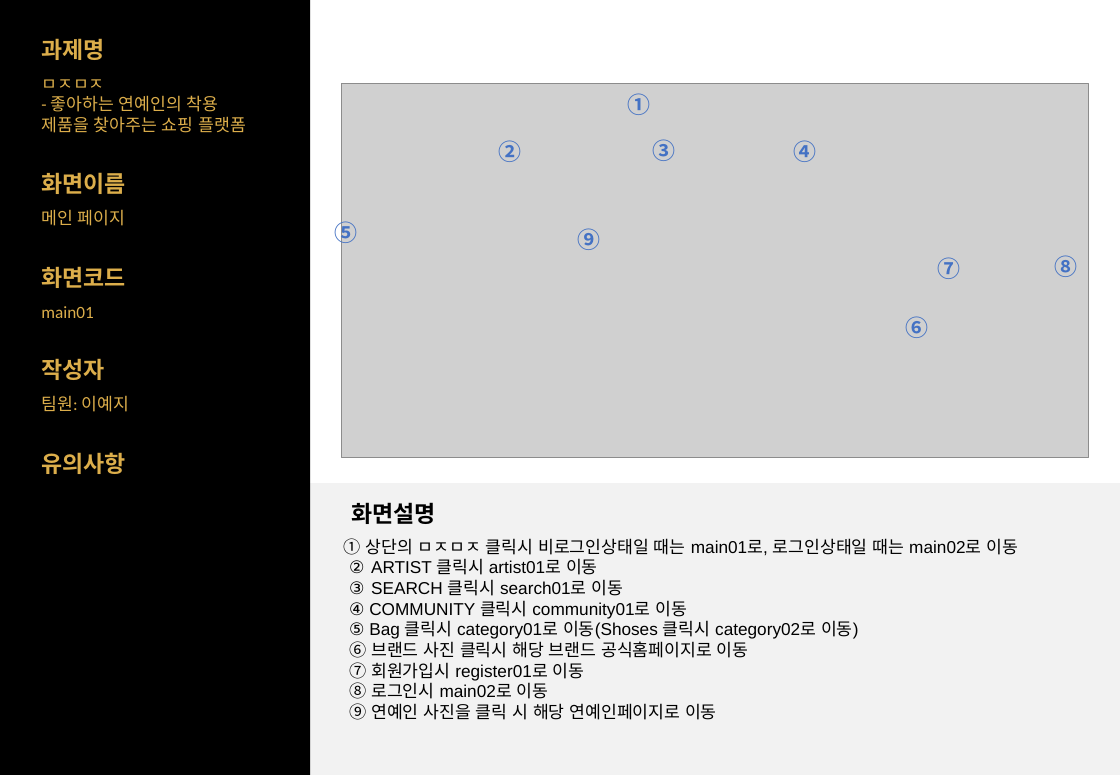
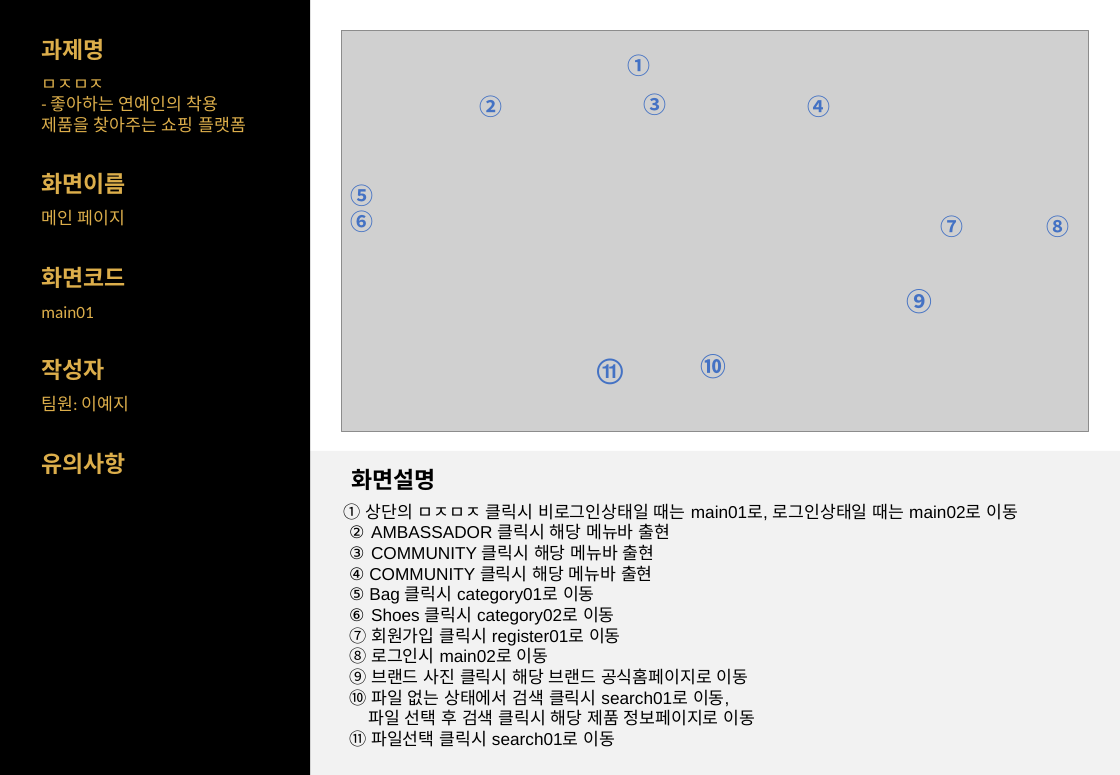
Before and after one commit to LeticiaKang/Project_Idol-Fandom-WebPlaform, a slide deck: slide 4 of 산출문서/화면설계서(핵심최종)/화면설계서_서식_핵심최종(1조. HappyVirus).pptx. Drawn at 1120x775 pixels with LibreOffice and Linux fonts; fonts in the diff are those of the drawing; grey boxes stand for pictures. Boxes give left, top, right and bottom in pixels: in the first picture for what was removed or moved away, otherwise in the second. Text is boxed around its words. In the diff, an @@ line names an element or a change of style, - is before the commit and + after.

Commit message:
화면설계서(핵심최종)
- 수정중

```diff
--- a/산출문서/화면설계서(핵심최종)/화면설계서_서식_핵심최종(1조. HappyVirus).pptx
+++ b/산출문서/화면설계서(핵심최종)/화면설계서_서식_핵심최종(1조. HappyVirus).pptx
@@ picture: place and size @@
-picture at [341,84,1089,458]
+picture at [341,31,1089,432]
@@ text "①": place and size @@
-text "①" at [627,93,650,115]
+text "①" at [627,54,650,76]
@@ text "②": place and size @@
-text "②" at [498,140,521,162]
+text "②" at [479,95,502,117]
@@ text "③": place and size @@
-text "③" at [652,139,675,161]
+text "③" at [643,93,666,115]
@@ text "④": place and size @@
-text "④" at [794,140,817,162]
+text "④" at [808,95,831,117]
@@ text "⑤" rewrapped from [335,218,358,247] to [351,184,374,206] @@
@@ text "⑥": place and size @@
-text "⑥" at [905,316,928,338]
+text "⑥" at [351,210,374,232]
@@ text "⑦": place and size @@
-text "⑦" at [937,257,960,279]
+text "⑦" at [940,215,963,237]
@@ text "⑧": place and size @@
-text "⑧" at [1054,255,1077,277]
+text "⑧" at [1047,215,1070,237]
@@ text "⑨": place and size @@
-text "⑨" at [578,228,601,250]
+text "⑨" at [906,289,932,314]
@@ text "⑨" at [906,289,932,314]: size 16 to 18 pt @@
@@ text added at [597,358,623,384], 18 pt, text #4472C4, bold @@
+⑪
@@ text added at [701,354,727,379], 18 pt, text #4472C4, bold @@
+⑩
@@ rectangle "① 상단의 ㅁㅈㅁㅈ 클릭시 비로그인상태일 ...": place and size @@
-rectangle "① 상단의 ㅁㅈㅁㅈ 클릭시 비로그인상태일 ..." at [310,484,1120,775]
+rectangle "① 상단의 ㅁㅈㅁㅈ 클릭시 비로그인상태일 ..." at [310,451,1120,775]
@@ text "화면설명": place and size @@
-text "화면설명" at [352,502,436,524]
+text "화면설명" at [352,468,436,490]
@@ text in rectangle at [349,523,671,646]: text changed @@
-② ARTIST 클릭시 artist01로 이동
-③ SEARCH 클릭시 search01로 이동
-④ COMMUNITY 클릭시 community01로 이동
-⑤ Bag 클릭시 category01로 이동(Shoses 클릭시 category02로 이동)
-⑥ 브랜드 사진 클릭시 해당 브랜드 공식홈페이지로 이동
-⑦ 회원가입시 register01로 이동
+② AMBASSADOR 클릭시 해당 메뉴바 출현
+③ COMMUNITY 클릭시 해당 메뉴바 출현
+④ COMMUNITY 클릭시 해당 메뉴바 출현
+⑤ Bag 클릭시 category01로 이동
+⑥ Shoes 클릭시 category02로 이동
+⑦ 회원가입 클릭시 register01로 이동
@@ text in rectangle at [349,668,756,747]: text changed @@
-⑨ 연예인 사진을 클릭 시 해당 연예인페이지로 이동
+⑨ 브랜드 사진 클릭시 해당 브랜드 공식홈페이지로 이동
+⑩ 파일 없는 상태에서 검색 클릭시 search01로 이동,
+파일 선택 후 검색 클릭시 해당 제품 정보페이지로 이동
+⑪ 파일선택 클릭시 search01로 이동
```
Also in this commit, not shown: 2 other slides changed, 1 slide added.
